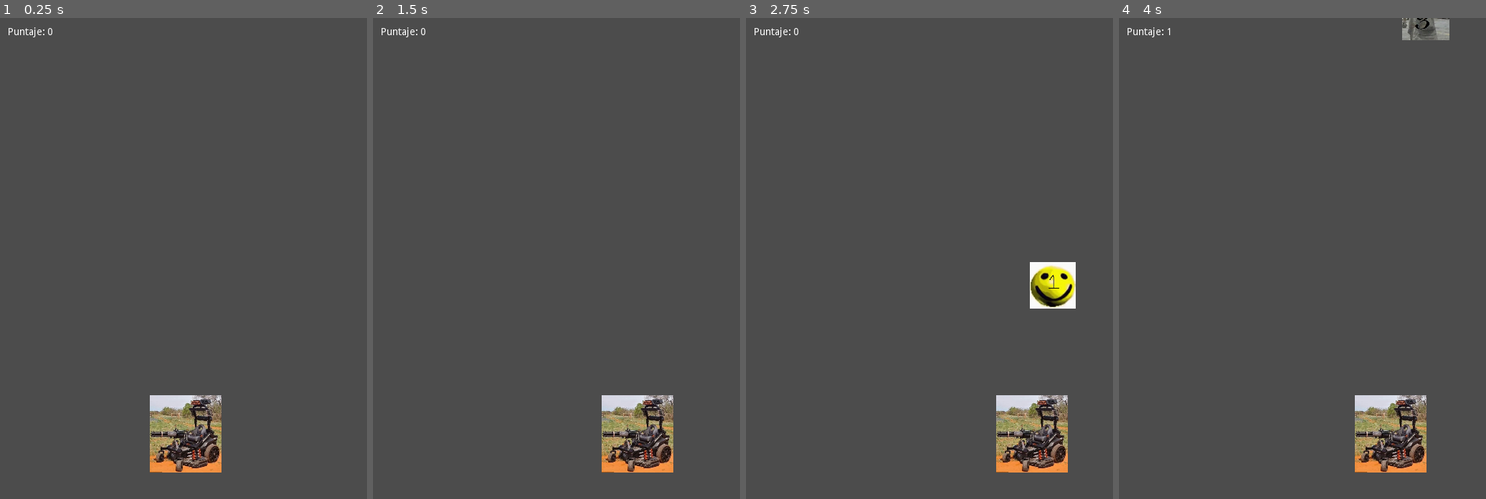
Above: before the commit, frames 1-4 (left to right).
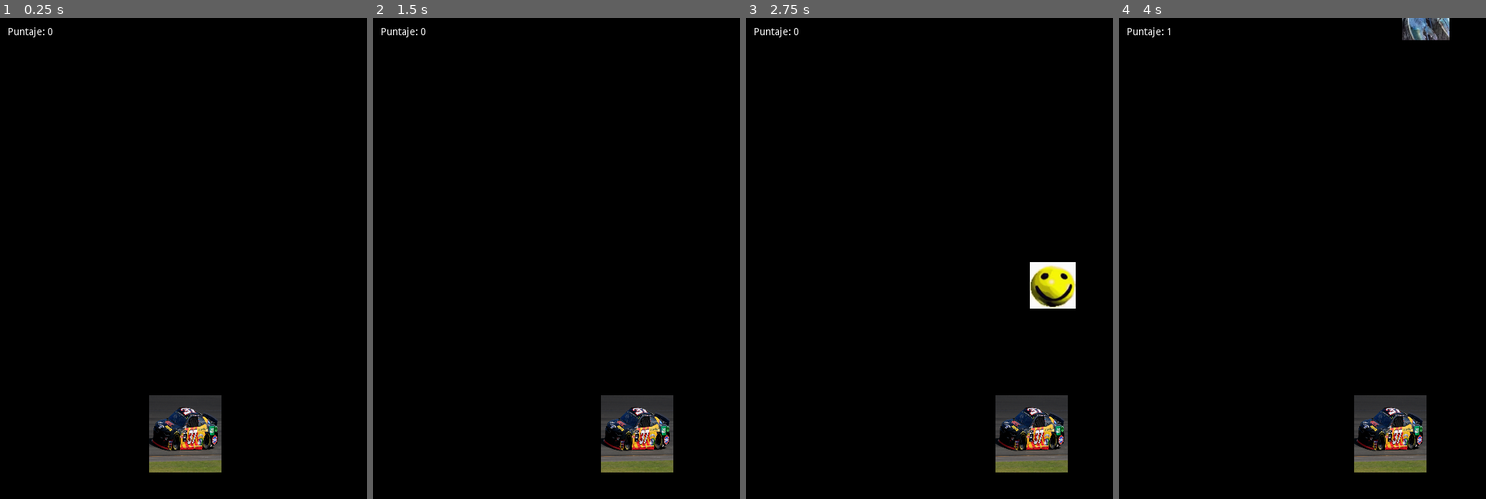
Above: after the commit, the same moments.

Repository: AgustinBosco/37
Game: Godot game, scene res://Escenas/Main.tscn
Two runs of this game, one before a commit and one after it. Both use one fixed random seed, a clock stepped at 60 frames per second and the inputs below. The project has no main scene, so this scene is started directly.
Inputs:
- Up to frame 1 (0.25 s): no input
- Up to frame 2 (1.5 s): tap Enter at 0.5 s; hold Right (ui_right) 0.53-1.28 s; hold Left (ui_left) from 1.28 s (still down)
- Up to frame 3 (2.75 s): release Left (ui_left) at 2.03 s; hold Right (ui_right) from 2.03 s (still down)
- Up to frame 4 (4 s): tap Space at 3.5 s; release Right (ui_right) at 3.53 s; hold Left (ui_left) from 3.53 s (still down)

The runs differ from the first frame. In frame 1, 100% of the frame differs, in the area x 0-100%, y 0-100%; in frame 2, 100%; in frame 3, 99%; in frame 4, 100%.

Commit message:
Pantallas
Nuevas pantallas

Diff:
--- a/37(copia)/Escenas/2catch.tscn
+++ b/37(copia)/Escenas/2catch.tscn
@@ -1,7 +1,7 @@
 [gd_scene load_steps=4 format=2]
 
 [ext_resource path="res://Escenas/2catch.gd" type="Script" id=1]
-[ext_resource path="res://Sprites/20220728_124753.jpg" type="Texture" id=2]
+[ext_resource path="res://Sprites/fdg.JPG" type="Texture" id=2]
 
 [sub_resource type="RectangleShape2D" id=1]
 extents = Vector2( 33, 33 )
@@ -10,8 +10,8 @@
 script = ExtResource( 1 )
 
 [node name="Sprite" type="Sprite" parent="."]
-position = Vector2( 0.158718, 0.217567 )
-scale = Vector2( 0.0320716, 0.0320141 )
+position = Vector2( 1.90735e-06, 9.53674e-07 )
+scale = Vector2( 0.19242, 0.150342 )
 texture = ExtResource( 2 )
 
 [node name="CollisionShape2D" type="CollisionShape2D" parent="."]
--- a/37(copia)/Escenas/3catch.tscn
+++ b/37(copia)/Escenas/3catch.tscn
@@ -1,7 +1,7 @@
 [gd_scene load_steps=4 format=2]
 
 [ext_resource path="res://Escenas/3catch.gd" type="Script" id=1]
-[ext_resource path="res://Sprites/3p.jpg" type="Texture" id=2]
+[ext_resource path="res://Sprites/HOLA.JPG" type="Texture" id=2]
 
 [sub_resource type="RectangleShape2D" id=1]
 extents = Vector2( 33, 33 )
@@ -11,7 +11,7 @@
 
 [node name="Sprite" type="Sprite" parent="."]
 position = Vector2( 0, 1.90735e-06 )
-scale = Vector2( 0.191923, 0.150342 )
+scale = Vector2( 0.129159, 0.132 )
 texture = ExtResource( 2 )
 
 [node name="CollisionShape2D" type="CollisionShape2D" parent="."]
--- a/37(copia)/Escenas/Area2D.tscn
+++ b/37(copia)/Escenas/Area2D.tscn
@@ -1,7 +1,7 @@
 [gd_scene load_steps=4 format=2]
 
 [ext_resource path="res://Escenas/Area2D.gd" type="Script" id=1]
-[ext_resource path="res://Sprites/1p.jpg" type="Texture" id=2]
+[ext_resource path="res://Sprites/dsa.JPG" type="Texture" id=2]
 
 [sub_resource type="RectangleShape2D" id=1]
 extents = Vector2( 33, 33 )
--- a/37(copia)/Escenas/Generador.gd
+++ b/37(copia)/Escenas/Generador.gd
@@ -16,7 +16,6 @@
 
 func _on_timer_aparicion_timeout():
 	generador = int(floor(rand_range(1,5)))
-	print(generador)
 	if generador == 1:
 		punto1.global_position=punto5.global_position
 		AparicionCatch(generador)
--- /dev/null
+++ b/37(copia)/Escenas/Inicio.gd
@@ -0,0 +1,24 @@
+extends Node
+
+
+# Declare member variables here. Examples:
+# var a = 2
+# var b = "text"
+
+
+# Called when the node enters the scene tree for the first time.
+func _ready():
+	pass # Replace with function body.
+
+
+# Called every frame. 'delta' is the elapsed time since the previous frame.
+#func _process(delta):
+#	pass
+
+
+func _on_Button_pressed():
+	get_tree().change_scene("res://Escenas/Main.tscn")
+
+
+func _on_Button2_pressed():
+	get_tree().change_scene("res://Escenas/Tutorial.tscn")
--- /dev/null
+++ b/37(copia)/Escenas/Inicio.tscn
@@ -0,0 +1,50 @@
+[gd_scene load_steps=5 format=2]
+
+[ext_resource path="res://Sprites/Linebeam.ttf" type="DynamicFontData" id=1]
+[ext_resource path="res://Escenas/Inicio.gd" type="Script" id=2]
+
+[sub_resource type="DynamicFont" id=2]
+size = 30
+font_data = ExtResource( 1 )
+
+[sub_resource type="DynamicFont" id=1]
+size = 150
+font_data = ExtResource( 1 )
+
+[node name="Node" type="Node"]
+script = ExtResource( 2 )
+
+[node name="Button" type="Button" parent="."]
+margin_left = 120.0
+margin_top = 299.0
+margin_right = 406.0
+margin_bottom = 363.0
+rect_pivot_offset = Vector2( 196, 188 )
+custom_colors/font_color_disabled = Color( 0.109804, 0.431373, 0.105882, 1 )
+custom_colors/font_color = Color( 0.184314, 0.596078, 0.109804, 1 )
+custom_fonts/font = SubResource( 2 )
+text = "Iniciar"
+
+[node name="Button2" type="Button" parent="."]
+margin_left = 119.0
+margin_top = 430.0
+margin_right = 405.0
+margin_bottom = 494.0
+rect_pivot_offset = Vector2( 196, 188 )
+custom_colors/font_color_disabled = Color( 0.109804, 0.431373, 0.105882, 1 )
+custom_colors/font_color = Color( 0.184314, 0.596078, 0.109804, 1 )
+custom_fonts/font = SubResource( 2 )
+text = "Tutorial"
+
+[node name="Label" type="Label" parent="."]
+margin_left = 10.0
+margin_top = 57.0
+margin_right = 492.0
+margin_bottom = 279.0
+custom_colors/font_color = Color( 0.113725, 0.576471, 0.0352941, 1 )
+custom_fonts/font = SubResource( 1 )
+text = "37"
+align = 1
+
+[connection signal="pressed" from="Button" to="." method="_on_Button_pressed"]
+[connection signal="pressed" from="Button2" to="." method="_on_Button2_pressed"]
--- a/37(copia)/Escenas/Jugador.tscn
+++ b/37(copia)/Escenas/Jugador.tscn
@@ -1,7 +1,7 @@
 [gd_scene load_steps=4 format=2]
 
 [ext_resource path="res://Escenas/Jugador.gd" type="Script" id=1]
-[ext_resource path="res://Sprites/cxxz.JPG" type="Texture" id=2]
+[ext_resource path="res://Sprites/37.png" type="Texture" id=2]
 
 [sub_resource type="RectangleShape2D" id=1]
 extents = Vector2( 50.5, 54 )
@@ -14,7 +14,8 @@
 }
 
 [node name="Sprite" type="Sprite" parent="."]
-scale = Vector2( 0.284331, 0.305398 )
+position = Vector2( -0.5, -3.33786e-06 )
+scale = Vector2( 0.1616, 0.317647 )
 texture = ExtResource( 2 )
 
 [node name="CollisionShape2D" type="CollisionShape2D" parent="."]
--- a/37(copia)/Escenas/Main.gd
+++ b/37(copia)/Escenas/Main.gd
@@ -59,7 +59,7 @@
 		gameover()
 
 func victoria():
-	print("ganaste pibe")
+	get_tree().change_scene("res://Escenas/Victoria.tscn")
 
 func gameover():
-	print("perdiste pete")
+	get_tree().change_scene("res://Escenas/gameover.tscn")
--- /dev/null
+++ b/37(copia)/Escenas/Tutorial.gd
@@ -0,0 +1,20 @@
+extends Node
+
+
+# Declare member variables here. Examples:
+# var a = 2
+# var b = "text"
+
+
+# Called when the node enters the scene tree for the first time.
+func _ready():
+	pass # Replace with function body.
+
+
+# Called every frame. 'delta' is the elapsed time since the previous frame.
+#func _process(delta):
+#	pass
+
+
+func _on_Button_pressed():
+	get_tree().change_scene("res://Escenas/Inicio.tscn")
--- /dev/null
+++ b/37(copia)/Escenas/Tutorial.tscn
@@ -0,0 +1,81 @@
+[gd_scene load_steps=10 format=2]
+
+[ext_resource path="res://Sprites/Linebeam.ttf" type="DynamicFontData" id=1]
+[ext_resource path="res://Sprites/digital-7.ttf" type="DynamicFontData" id=2]
+[ext_resource path="res://Sprites/dsa.JPG" type="Texture" id=3]
+[ext_resource path="res://Sprites/HOLA.JPG" type="Texture" id=4]
+[ext_resource path="res://Sprites/fdg.JPG" type="Texture" id=5]
+[ext_resource path="res://Escenas/Tutorial.gd" type="Script" id=6]
+
+[sub_resource type="DynamicFont" id=1]
+size = 70
+font_data = ExtResource( 1 )
+
+[sub_resource type="DynamicFont" id=2]
+font_data = ExtResource( 1 )
+
+[sub_resource type="DynamicFont" id=3]
+size = 28
+extra_spacing_bottom = 7
+font_data = ExtResource( 2 )
+
+[node name="Node" type="Node"]
+script = ExtResource( 6 )
+
+[node name="Label" type="Label" parent="."]
+margin_left = 109.0
+margin_top = 22.0
+margin_right = 721.0
+margin_bottom = 93.0
+custom_colors/font_color = Color( 0.113725, 0.690196, 0.113725, 1 )
+custom_fonts/font = SubResource( 1 )
+text = "Tutorial"
+
+[node name="Button" type="Button" parent="."]
+margin_left = 178.0
+margin_top = 601.0
+margin_right = 331.0
+margin_bottom = 653.0
+custom_colors/font_color_disabled = Color( 0.113725, 0.784314, 0.141176, 1 )
+custom_colors/font_color = Color( 0.0980392, 0.752941, 0.0862745, 1 )
+custom_fonts/font = SubResource( 2 )
+text = "Volver al inicio"
+
+[node name="RichTextLabel" type="RichTextLabel" parent="."]
+margin_left = 25.0
+margin_top = 113.0
+margin_right = 493.0
+margin_bottom = 585.0
+custom_colors/default_color = Color( 0.141176, 0.898039, 0.0627451, 1 )
+custom_colors/font_color_selected = Color( 0.172549, 0.705882, 0.0666667, 1 )
+custom_fonts/normal_font = SubResource( 3 )
+text = "37 es un juego en el que el jugador debe obtener exactamente 37 puntos para ganar, para esto debe capturar los recursos para sumar puntos o dejarlos pasar para restarlos.
+
+La cantidad de puntos varia dependiendo de el objeto valiendo cada uno:
+
+
+
+
+
+
+
+    1 punto        2 puntos       3 puntos
+
+Para moverse el jugador utiliza las flechas izquierda y derecha"
+
+[node name="Dsa" type="Sprite" parent="."]
+position = Vector2( 96, 406 )
+scale = Vector2( 0.312274, 0.274086 )
+texture = ExtResource( 3 )
+
+[node name="Fdg" type="Sprite" parent="."]
+position = Vector2( 251, 405 )
+scale = Vector2( 0.241254, 0.208998 )
+texture = ExtResource( 5 )
+
+[node name="Hola" type="Sprite" parent="."]
+position = Vector2( 405.125, 404.5 )
+scale = Vector2( 0.187378, 0.194 )
+texture = ExtResource( 4 )
+
+[connection signal="pressed" from="Button" to="." method="_on_Button_pressed"]
--- /dev/null
+++ b/37(copia)/Escenas/Victoria.gd
@@ -0,0 +1,15 @@
+extends Node
+
+
+# Declare member variables here. Examples:
+# var a = 2
+# var b = "text"
+
+
+# Called when the node enters the scene tree for the first time.
+func _ready():
+	pass # Replace with function body.
+
+
+func _on_Button_pressed():
+	get_tree().change_scene("res://Escenas/Inicio.tscn")
--- /dev/null
+++ b/37(copia)/Escenas/Victoria.tscn
@@ -0,0 +1,37 @@
+[gd_scene load_steps=5 format=2]
+
+[ext_resource path="res://Sprites/Linebeam.ttf" type="DynamicFontData" id=1]
+[ext_resource path="res://Escenas/Victoria.gd" type="Script" id=2]
+
+[sub_resource type="DynamicFont" id=1]
+size = 50
+font_data = ExtResource( 1 )
+
+[sub_resource type="DynamicFont" id=2]
+font_data = ExtResource( 1 )
+
+[node name="Node" type="Node"]
+script = ExtResource( 2 )
+
+[node name="Label" type="Label" parent="."]
+margin_left = 100.0
+margin_top = 132.0
+margin_right = 392.0
+margin_bottom = 292.0
+rect_pivot_offset = Vector2( 150, 60 )
+custom_colors/font_color = Color( 0.0235294, 0.839216, 0.0196078, 1 )
+custom_fonts/font = SubResource( 1 )
+text = "Ganaste"
+align = 1
+
+[node name="Button" type="Button" parent="."]
+margin_left = 132.0
+margin_top = 403.0
+margin_right = 381.0
+margin_bottom = 458.0
+custom_colors/font_color_disabled = Color( 0.0941176, 0.4, 0.0509804, 1 )
+custom_colors/font_color = Color( 0.0313726, 0.819608, 0.0313726, 1 )
+custom_fonts/font = SubResource( 2 )
+text = "Volver al inicio"
+
+[connection signal="pressed" from="Button" to="." method="_on_Button_pressed"]
--- /dev/null
+++ b/37(copia)/Escenas/gameover.gd
@@ -0,0 +1,24 @@
+extends Node
+
+
+# Declare member variables here. Examples:
+# var a = 2
+# var b = "text"
+
+
+# Called when the node enters the scene tree for the first time.
+func _ready():
+	pass # Replace with function body.
+
+
+# Called every frame. 'delta' is the elapsed time since the previous frame.
+#func _process(delta):
+#	pass
+
+
+func _on_Button_pressed():
+	get_tree().change_scene("res://Escenas/Inicio.tscn")
+
+
+func _on_Button2_pressed():
+	get_tree().change_scene("res://Escenas/Main.tscn")
--- /dev/null
+++ b/37(copia)/Escenas/gameover.tscn
@@ -0,0 +1,50 @@
+[gd_scene load_steps=5 format=2]
+
+[ext_resource path="res://Sprites/Linebeam.ttf" type="DynamicFontData" id=1]
+[ext_resource path="res://Escenas/gameover.gd" type="Script" id=2]
+
+[sub_resource type="DynamicFont" id=1]
+size = 50
+font_data = ExtResource( 1 )
+
+[sub_resource type="DynamicFont" id=2]
+font_data = ExtResource( 1 )
+
+[node name="Node" type="Node"]
+script = ExtResource( 2 )
+
+[node name="Label" type="Label" parent="."]
+margin_left = 100.0
+margin_top = 132.0
+margin_right = 392.0
+margin_bottom = 292.0
+rect_pivot_offset = Vector2( 150, 60 )
+custom_colors/font_color = Color( 0.0235294, 0.839216, 0.0196078, 1 )
+custom_fonts/font = SubResource( 1 )
+text = "Perdiste"
+align = 1
+
+[node name="Button" type="Button" parent="."]
+margin_left = 135.0
+margin_top = 489.0
+margin_right = 384.0
+margin_bottom = 544.0
+rect_pivot_offset = Vector2( 0, -132 )
+custom_colors/font_color_disabled = Color( 0.0941176, 0.4, 0.0509804, 1 )
+custom_colors/font_color = Color( 0.0313726, 0.819608, 0.0313726, 1 )
+custom_fonts/font = SubResource( 2 )
+text = "Volver al inicio"
+
+[node name="Button2" type="Button" parent="."]
+margin_left = 133.0
+margin_top = 360.0
+margin_right = 382.0
+margin_bottom = 415.0
+rect_pivot_offset = Vector2( 0, -132 )
+custom_colors/font_color_disabled = Color( 0.0941176, 0.4, 0.0509804, 1 )
+custom_colors/font_color = Color( 0.0313726, 0.819608, 0.0313726, 1 )
+custom_fonts/font = SubResource( 2 )
+text = "Reitentar"
+
+[connection signal="pressed" from="Button" to="." method="_on_Button_pressed"]
+[connection signal="pressed" from="Button2" to="." method="_on_Button2_pressed"]
--- a/37(copia)/project.godot
+++ b/37(copia)/project.godot
@@ -28,4 +28,5 @@
 
 [rendering]
 
+environment/default_clear_color=Color( 0, 0, 0, 1 )
 environment/default_environment="res://default_env.tres"
Binary file added: 37(copia)/Sprites/37.png
Not shown, added: 37(copia)/Sprites/37.png.import
Binary file added: 37(copia)/Sprites/HOLA.JPG
Not shown, added: 37(copia)/Sprites/HOLA.JPG.import
Binary file added: 37(copia)/Sprites/Linebeam.ttf
Binary file added: 37(copia)/Sprites/digital-7.ttf
Binary file added: 37(copia)/Sprites/fdg.JPG
Not shown, added: 37(copia)/Sprites/fdg.JPG.import
Binary file added: 37(copia)/Sprites/neonize.ttf
